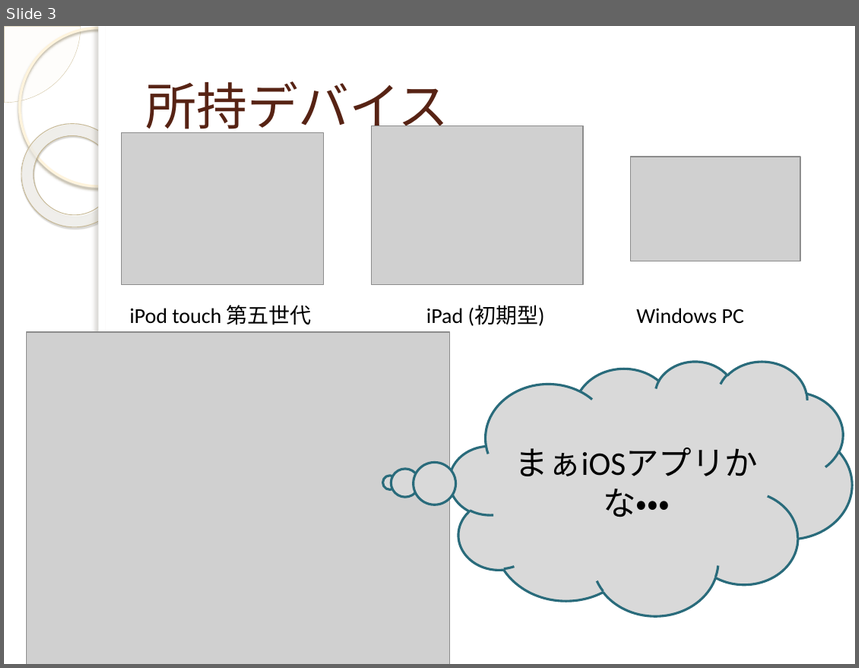
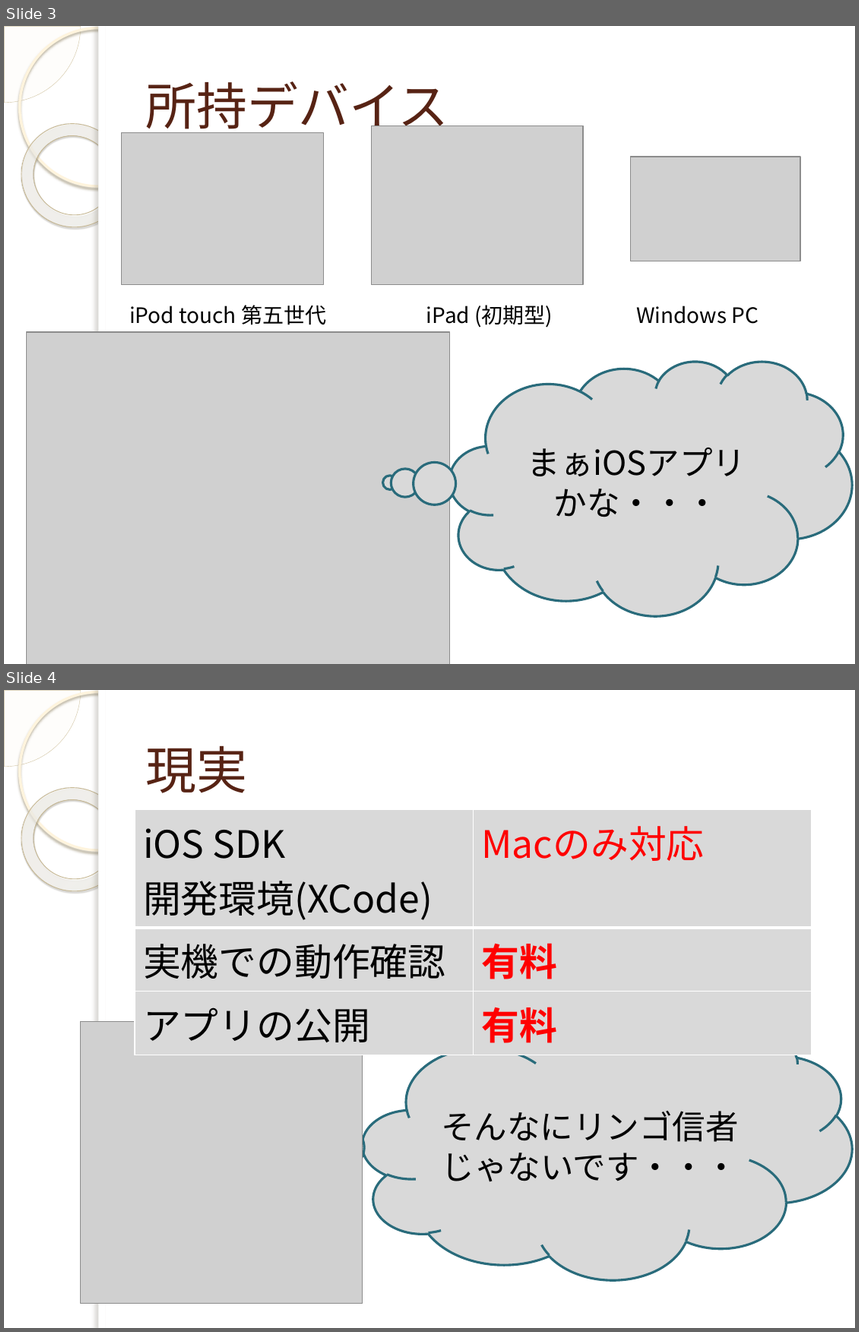
Before and after one commit to yuridonus/FEstudy, a slide deck: monaca.pptx. Shown one above the other, each under a label of ours: slide 3 before the commit, slides 3 and 4 after it. The pictures are 859x668 and 859x1332 pixels, drawn with LibreOffice and Linux fonts; fonts in the diff are those of the drawing; grey boxes stand for pictures; background and template pictures are left out. Boxes give left, top, right and bottom in pixels: in the first picture for what was removed or moved away, otherwise in the second. Text is boxed around its words. In the diff, an @@ line names an element or a change of style, - is before the commit and + after.

```diff
--- a/monaca.pptx
+++ b/monaca.pptx
@@ slide 4 added at (4, 690, 855, 1328), background picture (left out); not listed: 5 template elements that a slide beside it also shows @@
@@ title added at (146, 745, 248, 793), 43 pt, text #572314 @@
+現実
@@ table added at (135, 810, 813, 1046), 3 rows, 2 columns @@
+iOS SDK / 開発環境(XCode) | Macのみ対応
+実機での動作確認 | 有料
+アプリの公開 | 有料
@@ picture added at (81, 1022, 363, 1304) @@
@@ thought cloud added at (363, 1025, 852, 1280), fill #D9D9D9, outline #296B7C 2 pt, 28 pt, text #000000 @@
+そんなにリンゴ信者じゃないです・・・
@@ slide 3 changed as well @@
@@ font Calibri to Noto Sans CJK JP in 4 elements at (450, 361, 853, 616), (129, 305, 326, 325), (427, 305, 553, 328), (636, 306, 759, 324) @@
```
Also in this commit, not shown: 4 other slides changed, 7 other slides added, 10 slides removed.
